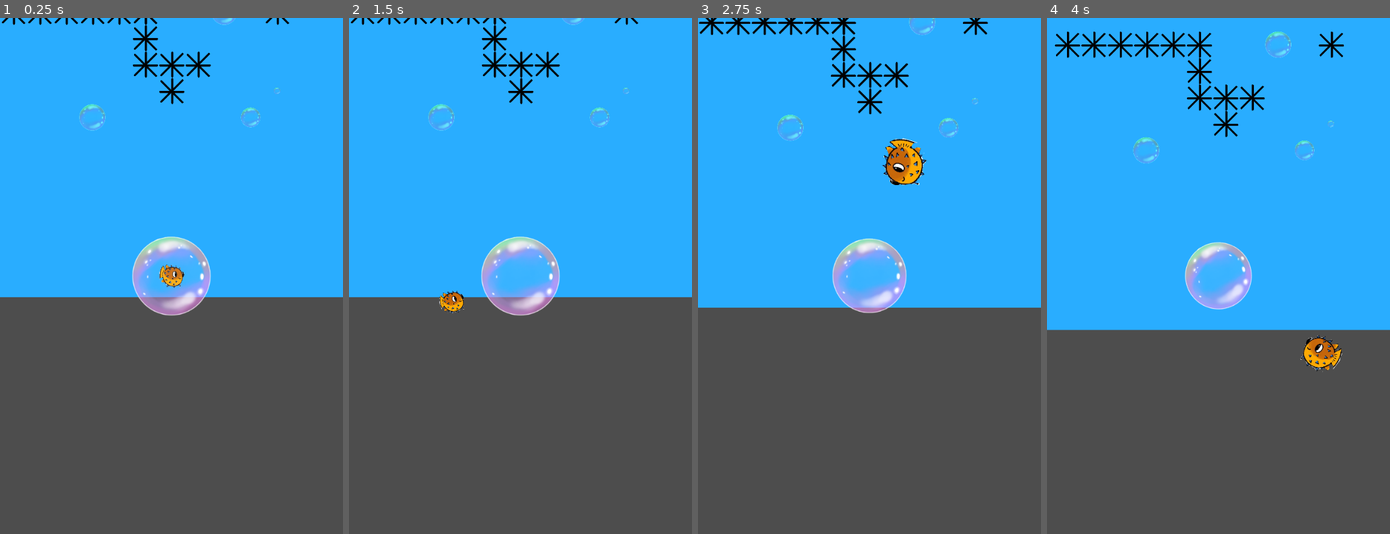
Above: before the commit, frames 1-4 (left to right).
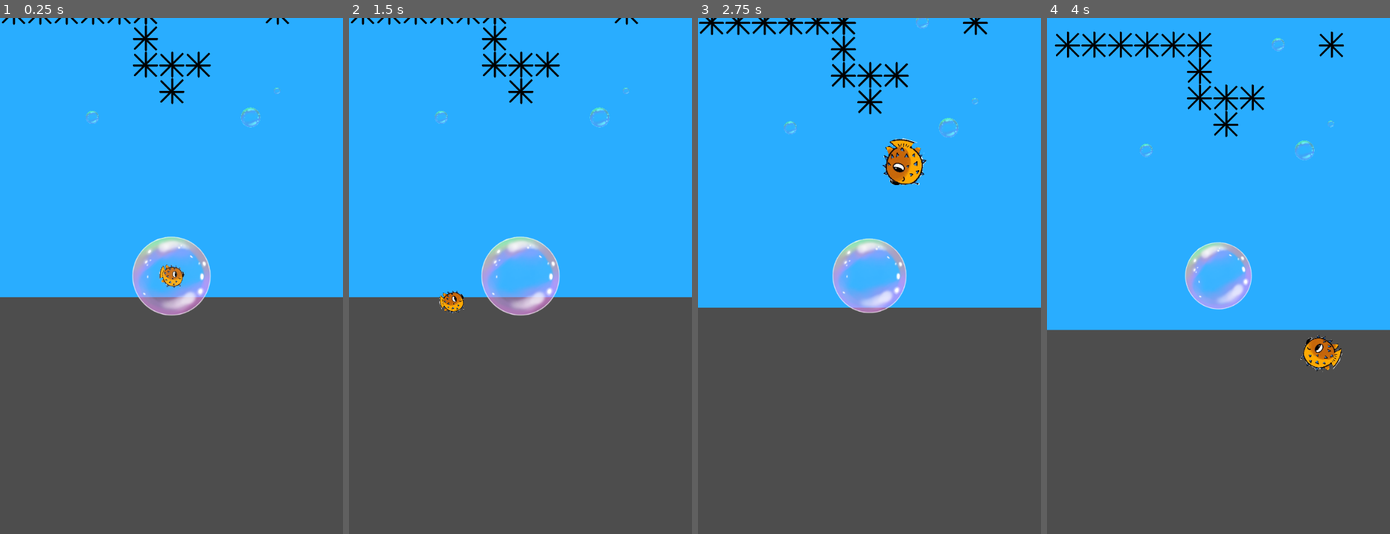
Above: after the commit, the same moments.

Repository: Birdboys/bubbleJam
Game: Godot game, scene res://scenes/test_environment.tscn
Two runs of this game, one before a commit and one after it. Both use one fixed random seed, a clock stepped at 60 frames per second and the inputs below.
Inputs (mouse positions are in pixels of both pictures, inside the frame that each line leads up to):
- Up to frame 1 (0.25 s): no input
- Up to frame 2 (1.5 s): tap Enter at 0.5 s; move the mouse to (595, 250) at 0.52 s; tap Space (puff) at 0.6 s; tap E (start) at 1.25, 1.35 s; move the mouse to (451, 301) at 1.27 s
- Up to frame 3 (2.75 s): tap E (start) at 2 s; move the mouse to (903, 162) at 2.02 s; tap Space (puff) at 2.1 s
- Up to frame 4 (4 s): move the mouse to (1201, 379) at 2.77 s; tap E (start) at 2.85 s; move the mouse to (1321, 353) at 3.52 s; tap Space (puff) at 3.6 s

The runs differ from the first frame. In frame 1, 0.3% of the frame differs, in the area x 23-69%, y 0-22%; in frame 2, 0.3%; in frame 3, 0.3%; in frame 4, 0.4%, in the area x 25-72%, y 2-29%.

Commit message:
section1 scene + tilemap urchin

Diff:
--- a/scripts/collect_bubble.gd
+++ b/scripts/collect_bubble.gd
@@ -1,6 +1,6 @@
 extends Area2D
 
-@export var air_val := 4
+@export var air_val := 2
 
 func _ready() -> void:
 	scale = Vector2.ONE * air_val/4.0
